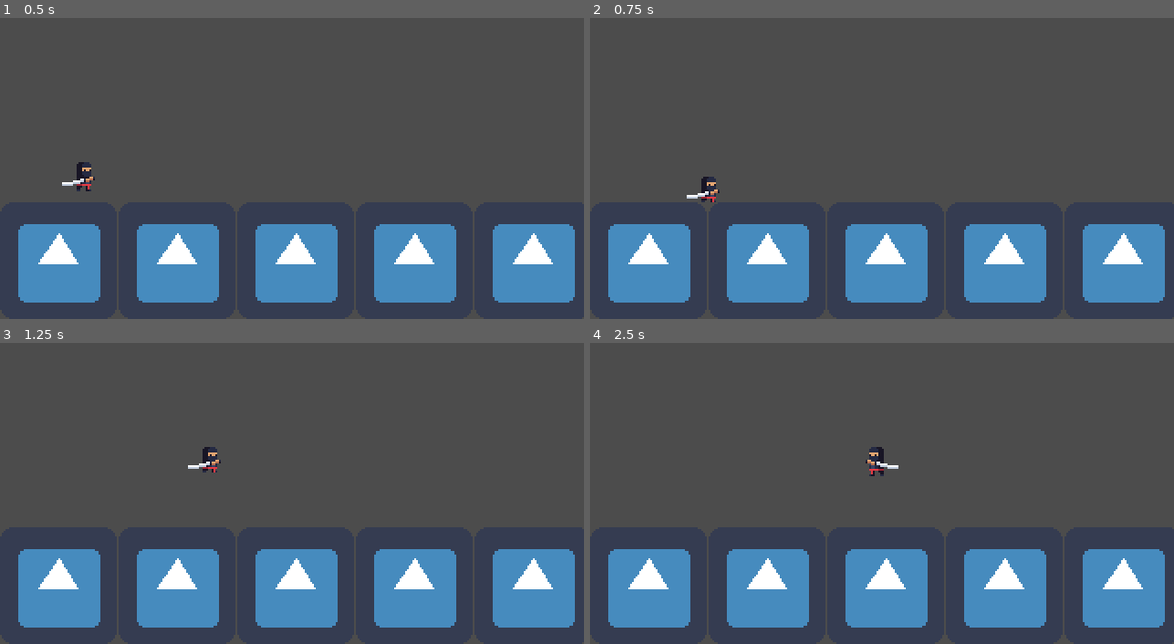
Above: before the commit, frames 1-4 (two rows, left to right).
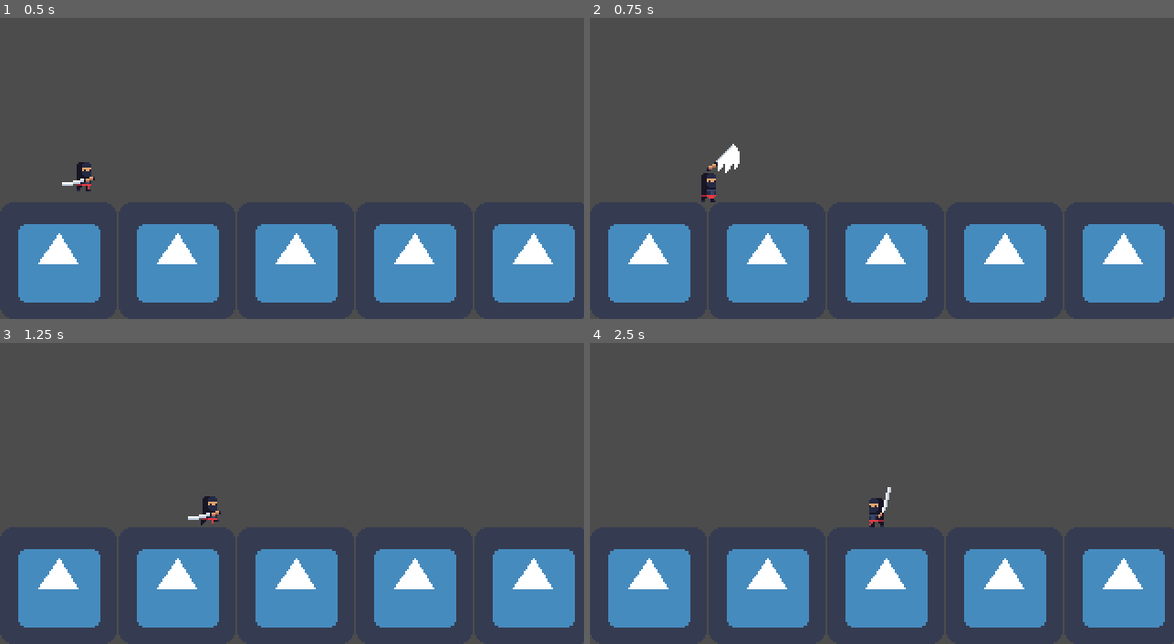
Above: after the commit, the same moments.

Repository: martynbiz/platform-game-202204
Game: Godot game, scene res://Root.tscn
Two runs of this game, one before a commit and one after it. Both use one fixed random seed, a clock stepped at 60 frames per second and the inputs below. The engine's default icon, where the game draws it, is replaced by a stand-in: a white triangle on a blue panel in a dark square.
Inputs:
- Up to frame 1 (0.5 s): no input
- Up to frame 2 (0.75 s): hold Right (ui_right) from 0.53 s (still down); tap Z (attack) at 0.6 s
- Up to frame 3 (1.25 s): keep holding Right (ui_right); tap Up (ui_up) at 0.77, 0.8, 1.07 s
- Up to frame 4 (2.5 s): tap Up (ui_up) at 1.35, 1.52, 1.82, 2.3 s; tap Z (attack) at 1.55, 2.1 s; release Right (ui_right) at 2.03 s; hold Left (ui_left) from 2.03 s (still down)

Frame 1 is identical in both runs. In frame 2, 0.4% of the frame differs, in the area x 16-26%, y 41-62%; in frame 3, 0.5%; in frame 4, 0.5%, in the area x 47-53%, y 34-62%.

Commit message:
Add state

Diff:
--- a/Ninja.gd
+++ b/Ninja.gd
@@ -4,12 +4,24 @@
 
 var direction = 1
 
+enum {
+	MOVE,
+	JUMP,
+	ATTACK
+}
+
+var current_state = MOVE
+
 const MAX_SPEED = 100
 const GRAVITY = 10
-const JUMP_HEIGHT = -200
+const JUMP_HEIGHT = 200
 const ACCELERATION = 50
 const FRICTION_FLOOR = 1
 const FRICTION_AIR = 0.05
+
+onready var animation_player = $AnimationPlayer
+
+var x_input
 
 # Called when the node enters the scene tree for the first time.
 func _ready():
@@ -18,29 +30,80 @@
 # Called every frame. 'delta' is the elapsed time since the previous frame.
 func _physics_process(delta):
 
-	# movement
-	var x_input = Input.get_action_strength("ui_right") - Input.get_action_strength("ui_left")
-	if x_input != 0:
-		if direction != x_input:
-			direction = x_input
-			scale.x = -scale.x
-		motion.x += x_input * ACCELERATION
-		motion.x = clamp(motion.x, -MAX_SPEED, MAX_SPEED)
+	match current_state:
+		MOVE:
 
-	# friction
+			# movement
+			x_input = Input.get_action_strength("ui_right") - Input.get_action_strength("ui_left")
+			if x_input != 0:
+
+				if direction != x_input:
+					direction = x_input
+					scale.x = -scale.x
+				motion.x += x_input * ACCELERATION
+				motion.x = clamp(motion.x, -MAX_SPEED, MAX_SPEED)
+
+				if is_on_floor():
+					animation_player.play("Run")
+
+			elif is_on_floor():
+				animation_player.play("Idle")
+
+			# friction
+			apply_friction()
+
+			# jumping
+			if is_on_floor():
+				if Input.is_action_just_pressed("ui_up"):
+					current_state = JUMP
+
+			# attack
+			if Input.is_action_just_pressed("attack"):
+				current_state = ATTACK
+
+		JUMP:
+
+			if animation_player.current_animation != "Jump":
+				animation_player.play("Jump")
+
+			if motion.y > 0:
+				animation_player.play("Fall")
+				current_state = MOVE
+
+			# friction
+			apply_friction()
+
+			# # jumping
+			# if motion.y < 0:
+			# 	animation_player.play("Jump")
+			# else:
+			# 	animation_player.play("Fall")
+
+		ATTACK:
+
+			# friction
+			apply_friction()
+
+			# attack
+			if animation_player.current_animation != "Attack":
+				animation_player.play("Attack")
+
+	# falling
+	motion.y += GRAVITY
+
+	motion = move_and_slide(motion, Vector2.UP)
+
+func jump():
+	if is_on_floor():
+		motion.y = -JUMP_HEIGHT
+
+func on_attack_animation_end():
+	current_state = MOVE
+
+func apply_friction():
 	if is_on_floor():
 		if x_input == 0:
 			motion.x = lerp(motion.x, 0, FRICTION_FLOOR)
 	else:
 		if x_input == 0:
 			motion.x = lerp(motion.x, 0, FRICTION_AIR)
-
-	# falling
-	motion.y += GRAVITY
-
-	# jumping
-	if is_on_floor():
-		if Input.is_action_just_pressed("ui_up"):
-			motion.y = JUMP_HEIGHT
-
-	motion = move_and_slide(motion, Vector2.UP)
